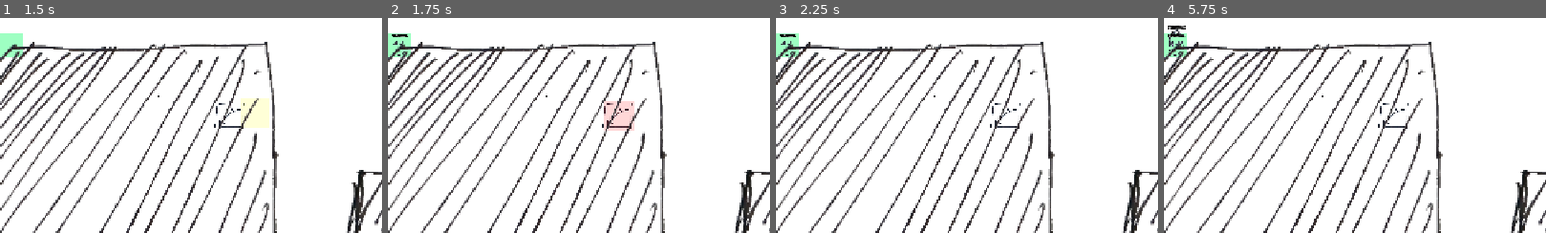
Above: before the commit, frames 1-4 (left to right).
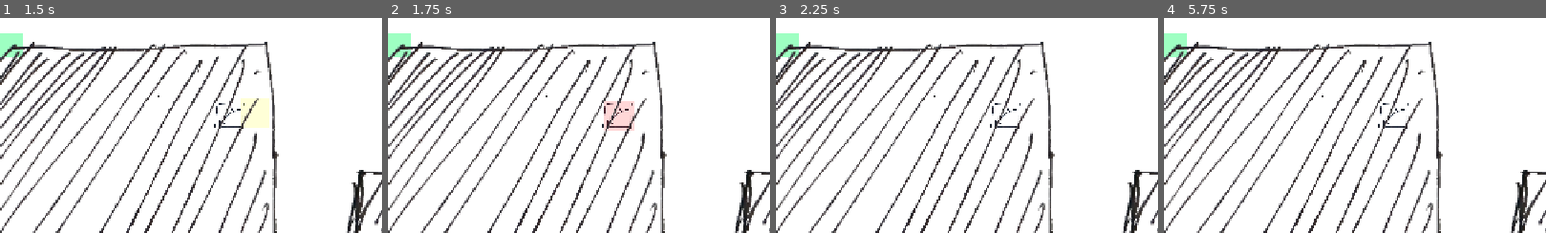
Above: after the commit, the same moments.

Repository: OzuYatamutsu/notebook-tower-defense
Game: Godot game, scene res://levels/StartScreen.tscn
Two runs of this game, one before a commit and one after it. Both use one fixed random seed, a clock stepped at 60 frames per second and the inputs below.
Inputs (mouse positions are % of the whole screen's width and height, from its top left):
- Up to frame 1 (1.5 s): move the mouse to (72, 45) at 0.52 s; click (72, 45) at 0.67 s; move the mouse to (30, 55) at 1.27 s; click (30, 55) at 1.42 s
- Up to frame 2 (1.75 s): no input
- Up to frame 3 (2.25 s): move the mouse to (60, 28) at 2.02 s; click (60, 28) at 2.17 s
- Up to frame 4 (5.75 s): move the mouse to (45, 70) at 2.77 s; click (45, 70) at 2.92 s; tap Enter at 3.5, 5 s; move the mouse to (80, 65) at 3.52 s; click (80, 65) at 3.67 s; tap Space at 4.25 s; move the mouse to (20, 35) at 4.27 s; click (20, 35) at 4.42 s; move the mouse to (55, 50) at 5.02 s; click (55, 50) at 5.17 s
The pictures show only the part of the screen within x 0-50%, y 32-82%; the shares and areas given below are measured in that part.

Frame 1 is identical in both runs. In frame 2, less than 0.1% of the frame differs, in the area x 1-6%, y 7-18%; in frame 3, less than 0.1%; in frame 4, 0.2%, in the area x 1-6%, y 3-18%.
Error after the commit: Trying to assign value of type 'Path2D' to a variable of type 'mobs_parent.gd'. (res://components/level_spawn.gd:28)

Commit message:
Set up logic to choose a routing for mobs from start to end

Diff:
--- /dev/null
+++ b/components/MobPather.tscn
@@ -0,0 +1,7 @@
+[gd_scene load_steps=2 format=3 uid="uid://c14nna6iflnfd"]
+
+[ext_resource type="Script" uid="uid://bjel4nhdjmjav" path="res://components/mob_pather.gd" id="1_n5kjj"]
+
+[node name="MobPather" type="PathFollow2D"]
+rotates = false
+script = ExtResource("1_n5kjj")
--- a/components/game_state.gd
+++ b/components/game_state.gd
@@ -60,7 +60,9 @@
 func _on_mob_killed() -> void:
     print(str(get_tree().get_node_count_in_group(GameState.MOBS_GROUP)) + " mobs left in current wave!")
 
-func _on_mob_slipped_through() -> void:
+func _on_mob_slipped_through(mob: Mob) -> void:
+    mob.delayed_despawn()
+
     PLAYER_LIVES_REMAINING -= 1
     LIVES_METER.set_value(PLAYER_LIVES_REMAINING)
     print(
--- a/components/level_hitbox.gd
+++ b/components/level_hitbox.gd
@@ -1,7 +1,7 @@
 class_name LevelHitbox
 extends Area2D
 
-signal mob_slipped_through
+signal mob_slipped_through(Mob)
 
 func _ready() -> void:
     # On level load, register hits to the global hitbox
@@ -9,4 +9,4 @@
 
 func _on_area_entered(mob: Mob) -> void:
     print(str(mob) + " slipped through!")
-    emit_signal("mob_slipped_through")
+    emit_signal("mob_slipped_through", mob)
--- a/components/level_spawn.gd
+++ b/components/level_spawn.gd
@@ -8,7 +8,7 @@
 # 1 = on spawn, enemy position = anywhere *up to* 2x global_position
 const WIGGLE_ROOM_PERCENT: float = 0.05
 
-@export var SPAWN_TIMER_SECS: float = 1.0
+@export var SPAWN_TIMER_SECS: float = 0.5
 
 @onready var SpawnTimer = $SpawnTimer
 
@@ -25,9 +25,16 @@
     SpawnTimer.stop()
 
 func spawn(mob: Mob):
-    get_tree().get_first_node_in_group(
+    var target: mobs_parent = get_tree().get_first_node_in_group(
         GameState.MOBS_GROUP
-    ).add_child(mob)
+    )
+    var pathing_helper: MobPather = MobPather.new(mob.SPEED)
+
+    pathing_helper.add_child(mob)
+    mob.mob_killed.connect(pathing_helper._on_mob_despawn)
+    mob.mob_despawned.connect(pathing_helper._on_mob_despawn)
+    target.get_random_mob_path().add_child(pathing_helper)
+
     mob.global_position = (
         global_position + Vector2(randf_range(
             -WIGGLE_ROOM_PERCENT * global_position.x,
--- /dev/null
+++ b/components/mob_pather.gd
@@ -0,0 +1,15 @@
+class_name MobPather
+extends PathFollow2D
+
+var SPEED: float
+
+func _init(speed: float):
+    assert(speed > 0.0, "Speed must be positive!")
+    self.SPEED = speed
+    rotates = false  # hack
+
+func _physics_process(delta: float) -> void:
+    progress_ratio += SPEED * delta
+
+func _on_mob_despawn() -> void:
+    queue_free()
--- /dev/null
+++ b/components/mobs_parent.gd
@@ -0,0 +1,14 @@
+class_name mobs_parent
+extends Node2D
+
+var MOB_PATHS: Array[Node]
+
+func _ready() -> void:
+    MOB_PATHS = get_children()
+
+    for node in MOB_PATHS:
+        assert(node is Path2D, "All children of mobs_parent should be Path2D!")
+    randomize()
+
+func get_random_mob_path() -> Path2D:
+    return MOB_PATHS[randi() % MOB_PATHS.size()]
--- /dev/null
+++ b/components/mobs_parent.tscn
@@ -0,0 +1,6 @@
+[gd_scene load_steps=2 format=3 uid="uid://ddjempya4tffr"]
+
+[ext_resource type="Script" uid="uid://dop5kmaajduiv" path="res://components/mobs_parent.gd" id="1_07n0q"]
+
+[node name="mobs" type="Node2D" groups=["mobs"]]
+script = ExtResource("1_07n0q")
Not shown, added: components/mob_pather.gd.uid
Not shown, added: components/mobs_parent.gd.uid
